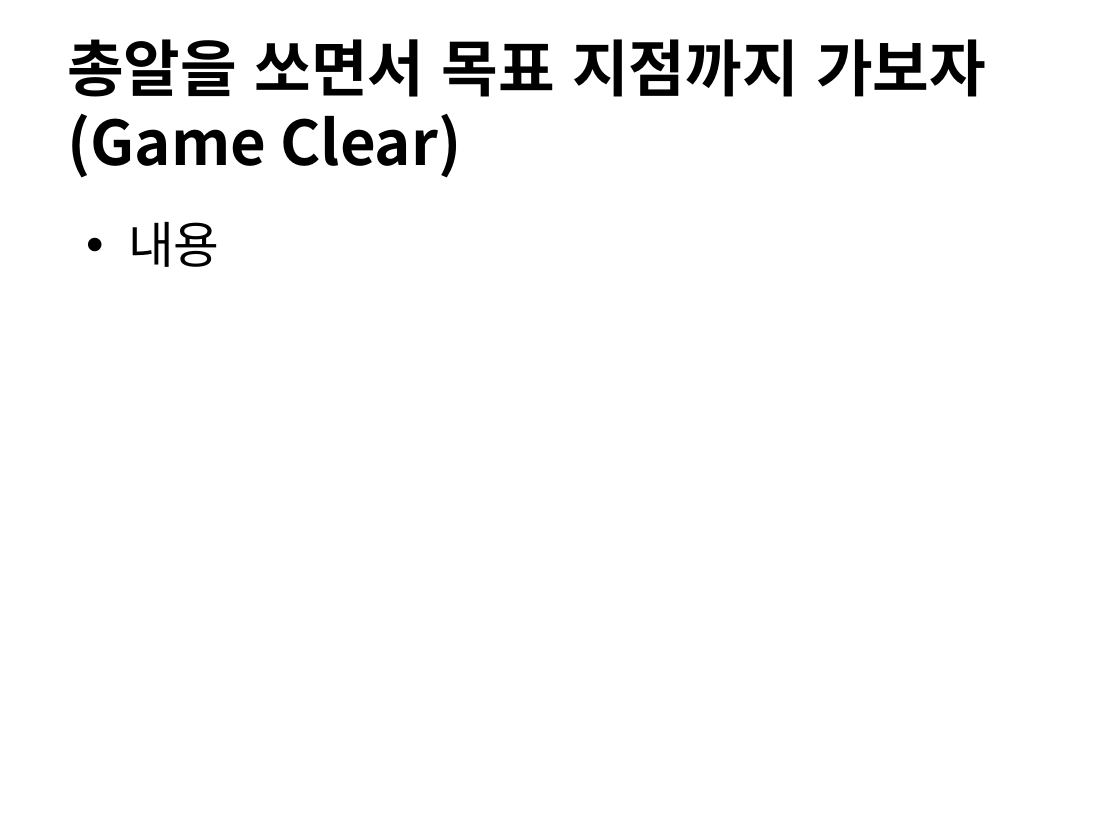
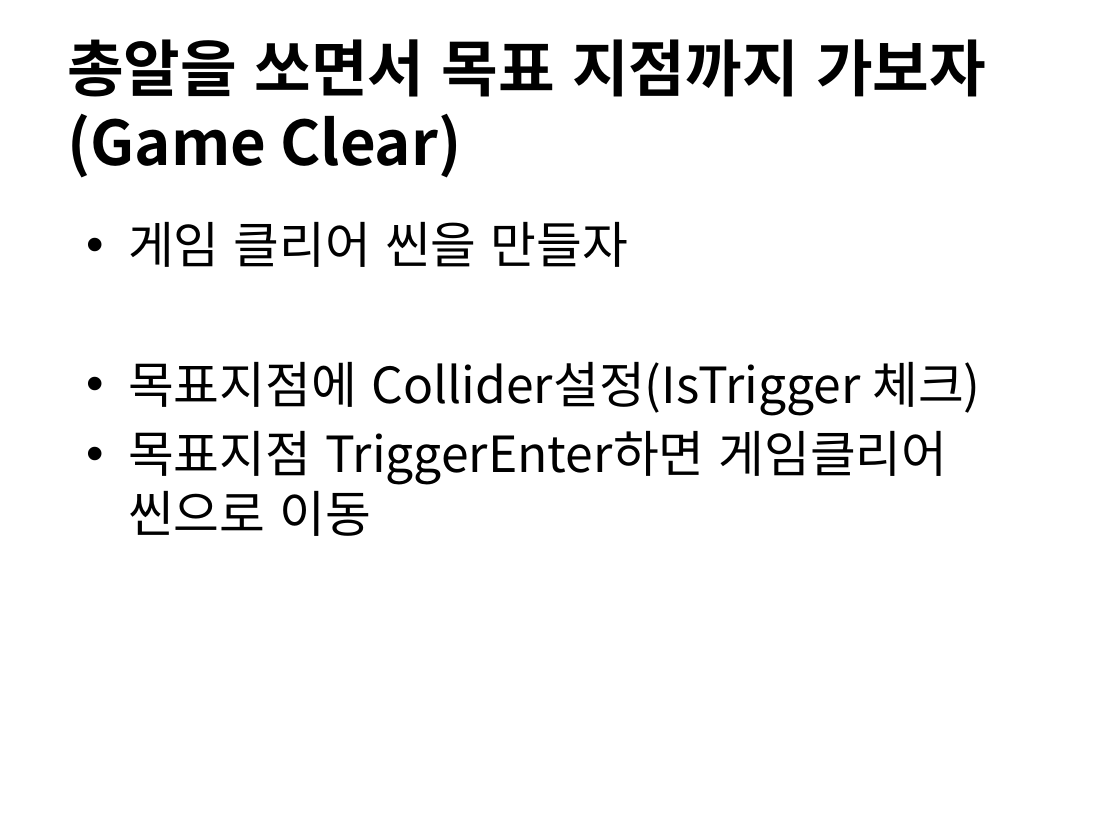
Before and after one commit to IamGroooooot/cien-unity-2019, a slide deck: slide 32 of 2주차.pptx (slide 27 before the commit). Drawn at 1120x840 pixels with LibreOffice and Linux fonts; fonts in the diff are those of the drawing. Boxes give left, top, right and bottom in pixels: in the first picture for what was removed or moved away, otherwise in the second. Text is boxed around its words. In the diff, an @@ line names an element or a change of style, - is before the commit and + after.

```diff
--- a/2주차.pptx
+++ b/2주차.pptx
@@ text at <box>128,222,981,536</box>: text changed @@
-• 내용
+• 게임 클리어 씬을 만들자
+• 목표지점에 Collider설정(IsTrigger 체크)
+• 목표지점 TriggerEnter하면 게임클리어 씬으로 이동
```
Also in this commit, not shown: 8 other slides changed, 5 slides added.
